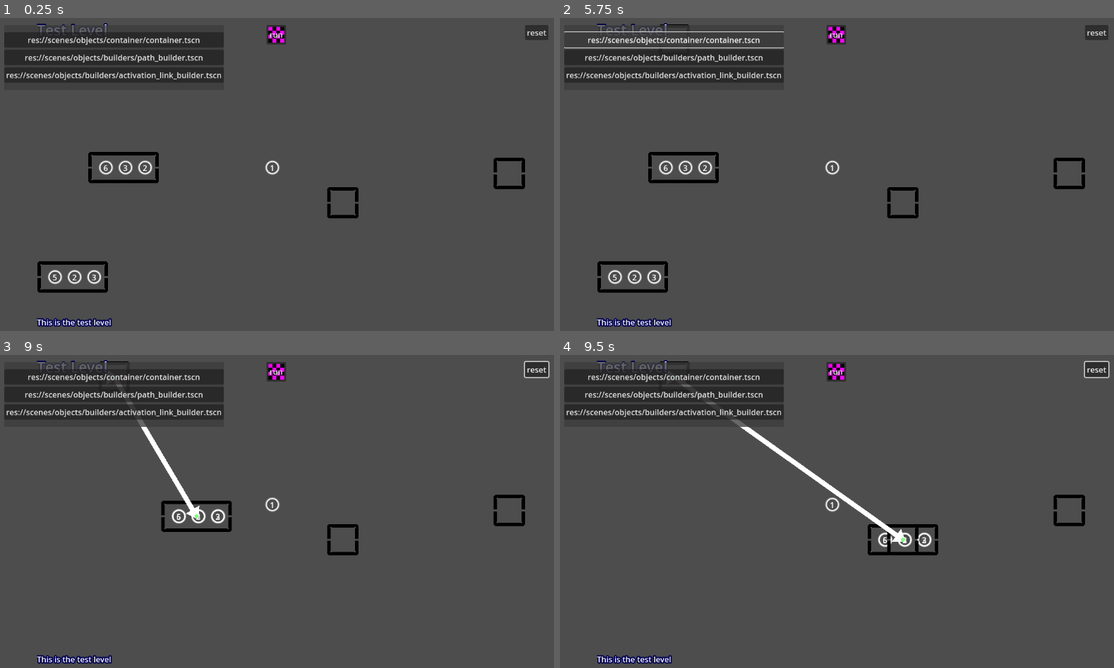
Above: before the commit, frames 1-4 (two rows, left to right).
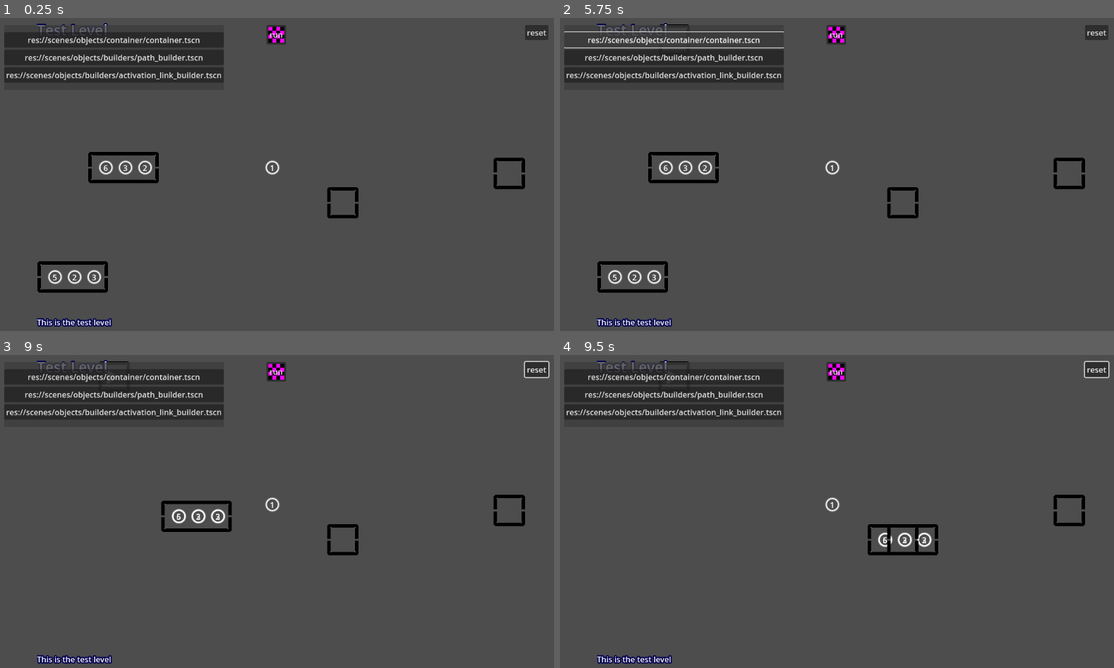
Above: after the commit, the same moments.

Repository: Andre-lucs/algo-lab-game
Game: Godot game, scene res://levels/test_level.tscn
Same seed, same stepped clock (60 frames per second), same inputs: the game is played once before the commit and once after it. This scene is started directly instead of the project's main scene.
Inputs (mouse positions are in pixels of both pictures, inside the frame that each line leads up to):
- Up to frame 1 (0.25 s): no input
- Up to frame 2 (5.75 s): click "res://scenes/objects/containe…" at 0.5 s; click "res://scenes/objects/builders…" at 1.25 s; click "run" at 2 s; click "res://scenes/objects/containe…" at 2.75 s; click "res://scenes/objects/builders…" at 3.5 s; click "run" at 4.25 s; click "res://scenes/objects/containe…" at 5 s
- Up to frame 3 (9 s): click "res://scenes/objects/builders…" at 5.75 s; click "run" at 6.5 s; drag from (72, 614) to (121, 505) at 7.27 s; click "reset" at 8 s; drag from (121, 505) to (343, 539) at 8.77 s
- Up to frame 4 (9.5 s): no input

Frames 1-2 are identical in both runs. In frame 3, 0.4% of the frame differs, in the area x 21-37%, y 9-53%; in frame 4, 0.7%, in the area x 21-63%, y 9-60%.

Commit message:
Refactor number movement system: replace Path with MovementLink, update connections, and enhance EditableLine2D functionality

Diff:
--- a/scenes/objects/builders/path_builder.gd
+++ b/scenes/objects/builders/path_builder.gd
@@ -1,7 +1,7 @@
 extends BaseLinkBuilder
 class_name PathBuilder
 
-var path_scene: PackedScene = preload("res://scenes/objects/movement/path.tscn")
+var path_scene: PackedScene = preload("res://scenes/objects/movement/movement_link.tscn")
 
 func _init() -> void:
 	layer = 3
@@ -16,11 +16,13 @@
 		print("Cannot create path – origin or destination is not a NumberMovement.")
 		queue_free()
 		return
-	var path := path_scene.instantiate() as Path
+	var path := path_scene.instantiate() as MovementLink
 	print("Creating path from ", origin_node.name, " to ", destination_node.name)
 	origin_node.number_movement.connect_path(path)
-	path.origin_node = origin_node.number_movement
-	path.destination_node = destination_node.number_movement
+	path.origin_connection = origin_node
+	path.destination_connection = destination_node
+	# path.origin_node = origin_node.number_movement
+	# path.destination_node = destination_node.number_movement
 	get_tree().current_scene.add_child(path)
 	queue_free()  # Remove o PathBuilder depois de criar o path
 
--- a/scenes/objects/container/container.tscn
+++ b/scenes/objects/container/container.tscn
@@ -125,7 +125,6 @@
 collision_layer = 2147483648
 collision_mask = 0
 script = ExtResource("11_tifd7")
-metadata/_custom_type_script = "uid://bcvx3lk565fqh"
 
 [node name="CollisionShape2D" type="CollisionShape2D" parent="MouseInteractionArea2D"]
 shape = SubResource("RectangleShape2D_l2343")
--- a/scenes/objects/movement/path.gd
+++ b/scenes/objects/movement/movement_link.gd
@@ -1,18 +1,15 @@
-extends Path2D
-class_name Path
+extends Link
+class_name MovementLink
 
 @export var origin_node : NumberMovement
 @export var destination_node : NumberMovement
 ## Speed of the number moving along the path in **px/s**
-@export var speed : float = 1.0
+@export var speed : float = 150.0
 
-@onready var line :ClickableLine2D = $Line2D
-@onready var menu : ObjectPopupMenu = $ObjectPopupMenu
 @onready var activatable : Activatable = $Activatable
 @onready var polygon_colision : CollisionPolygon2D = $ConnectionArea/CollisionPolygon2D
 
 var items : Array[PathFollow2D] = []
-var points : Array[Vector2] = []
 var _origin_parent : Node2D
 var _destination_parent : Node2D
 
@@ -20,15 +17,16 @@
 signal end_moving(number : Number)
 
 func _ready() -> void:
-		if origin_node == null or destination_node == null:
-			printerr("Origin or destination_node not set")
+		super()
+		if origin_connection.number_movement == null or destination_connection.number_movement == null:
+			printerr("Origin or destination_node is not linked to a NumberMovement.")
+			delete()
 			return
 
+		origin_node = origin_connection.number_movement
+		destination_node = destination_connection.number_movement
 		_origin_parent = origin_node.get_parent()
 		_destination_parent = destination_node.get_parent()
-
-		points.append(_origin_parent.position)
-		points.append(_destination_parent.position)
 
 		origin_node.number_sent.connect(move_number)
 		origin_node.parent_moved.connect(update_path)
@@ -37,6 +35,7 @@
 		update_path()
 
 func _process(delta: float) -> void:
+		super(delta)
 		if items.size() : _animate_moving_numbers(delta)
 
 func move_number(number : Number):
@@ -44,7 +43,7 @@
 		return
 	var path_follow = PathFollow2D.new()
 	path_follow.loop = false
-	add_child(path_follow)
+	path.add_child(path_follow)
 	if number.is_inside_tree():
 		number.reparent(path_follow)
 	else:
@@ -76,43 +75,10 @@
 	# Emit a signal or call a function to indicate the number has reached its destination_node
 	end_moving.emit(number)
 
-func update_path():
-	if curve == null:
-		curve = Curve2D.new()
-	_update_start()
-	_update_end()
-	_sync_points()
-	_update_polygon()
-
-func _update_start():
-	if points.size() == 0: return
-	points[0] = _origin_parent.position
-
-func _update_end():
-	if points.size() == 0: return
-	points[points.size()-1] = _destination_parent.position
-	var newPos = points[points.size()-1]
-	$Arrow.position = newPos
-	$Arrow.rotation = points.front().angle_to_point(newPos)
-
 func _update_polygon():
 	# Update the collision polygon to match the path
-	var polygon = line.bake_polygon()
+	var polygon = bake_polygon()
 	polygon_colision.polygon = polygon
-
-func _sync_points():
-	line.clear_points()
-	curve.clear_points()
-	for p in points:
-		line.add_point(p)
-		curve.add_point(p)
-
-func _on_line_2d_clicked(event : InputEventMouseButton, _global_position: Vector2, _segment: int, _offset: float) -> void:
-	if event.is_action_pressed("object_menu"):
-		menu.show_popup()
-
-func activate():
-	origin_node.request_send()
 
 func _on_object_popup_menu_clicked_option(idx:int) -> void:
 	match idx:
@@ -120,6 +86,9 @@
 			toggle_auto()
 		1:
 			delete()
+
+func activate():
+	origin_node.request_send()
 
 func toggle_auto():
 	activatable.auto = !activatable.auto
@@ -132,3 +101,7 @@
 	origin_node.parent_moved.disconnect(update_path)
 	destination_node.parent_moved.disconnect(update_path)
 	queue_free()
+
+
+func _on_updated_path() -> void:
+	_update_polygon()
--- /dev/null
+++ b/scenes/objects/movement/movement_link.tscn
@@ -0,0 +1,33 @@
+[gd_scene load_steps=5 format=3 uid="uid://durujj55wgqx3"]
+
+[ext_resource type="PackedScene" uid="uid://lhfuu6wk1i5g" path="res://scenes/utils/link/link.tscn" id="1_h4gtw"]
+[ext_resource type="Script" uid="uid://boiboc6ds5xa5" path="res://scenes/objects/movement/movement_link.gd" id="1_krvj1"]
+[ext_resource type="PackedScene" uid="uid://dm2dffmkn1e7t" path="res://scenes/objects/activation/activation.tscn" id="3_ak07b"]
+[ext_resource type="PackedScene" uid="uid://bjwa7poyvyxhu" path="res://scenes/utils/connection_area.tscn" id="4_8vcjx"]
+
+[node name="MovementLink" instance=ExtResource("1_h4gtw")]
+script = ExtResource("1_krvj1")
+speed = 150.0
+
+[node name="Start" parent="." index="1"]
+collision_mask = 4
+
+[node name="End" parent="." index="2"]
+collision_mask = 4
+
+[node name="Arrow" type="Polygon2D" parent="End" index="1"]
+polygon = PackedVector2Array(-16, -16, 8.00001, 4.04663e-08, -16, 16)
+
+[node name="Activatable" parent="." index="4" node_paths=PackedStringArray("target") instance=ExtResource("3_ak07b")]
+target = NodePath("..")
+trigger_signals = Array[String](["start_moving"])
+base_delay = 0.5
+
+[node name="ConnectionArea" parent="." index="5" instance=ExtResource("4_8vcjx")]
+collision_layer = 8
+
+[node name="CollisionPolygon2D" type="CollisionPolygon2D" parent="ConnectionArea" index="0"]
+
+[connection signal="updated_path" from="." to="." method="_on_updated_path"]
+[connection signal="clicked_option" from="ObjectPopupMenu" to="." method="_on_object_popup_menu_clicked_option"]
+[connection signal="activated" from="Activatable" to="." method="activate"]
--- a/scenes/objects/movement/number_movement.gd
+++ b/scenes/objects/movement/number_movement.gd
@@ -9,9 +9,9 @@
 signal parent_moved()
 signal requesting_move()
 
-var connected_paths : Array[Path] = []
-var input_paths : Array[Path] = []
-var output_paths : Array[Path] = []
+var connected_paths : Array[MovementLink] = []
+var input_paths : Array[MovementLink] = []
+var output_paths : Array[MovementLink] = []
 
 func receive(number : Number):
 	if !receives or number == null:
@@ -40,20 +40,20 @@
 	if sends:
 		requesting_move.emit()
 
-func connect_path(path:Path):
+func connect_path(path:MovementLink):
 	connected_paths.append(path)
 	if path.origin_node == self: # C ->
 		output_paths.append(path)
 	elif path.destination_node == self: # C <-
 		input_paths.append(path)
 
-func get_connected_paths() -> Array[Path]:
+func get_connected_paths() -> Array[MovementLink]:
 	return connected_paths
 
-func get_input_paths() -> Array[Path]:
+func get_input_paths() -> Array[MovementLink]:
 	return input_paths
 
-func get_output_paths() -> Array[Path]:
+func get_output_paths() -> Array[MovementLink]:
 	return output_paths
 
 func _exit_tree() -> void:
--- a/scenes/objects/movement/path.tscn
+++ /dev/null
@@ -1,36 +0,0 @@
-[gd_scene load_steps=6 format=3 uid="uid://durujj55wgqx3"]
-
-[ext_resource type="Script" uid="uid://boiboc6ds5xa5" path="res://scenes/objects/movement/path.gd" id="1_ngwaf"]
-[ext_resource type="PackedScene" uid="uid://khx12i77qfms" path="res://scenes/utils/object_popup_menu.tscn" id="2_8o8xe"]
-[ext_resource type="PackedScene" uid="uid://dm2dffmkn1e7t" path="res://scenes/objects/activation/activation.tscn" id="5_l4p5e"]
-[ext_resource type="Script" uid="uid://b8lmp88hsgq8t" path="res://scripts/editable_line2d.gd" id="5_tv1hf"]
-[ext_resource type="PackedScene" uid="uid://bjwa7poyvyxhu" path="res://scenes/utils/connection_area.tscn" id="6_8o8xe"]
-
-[node name="Path" type="Path2D" groups=["paths"]]
-script = ExtResource("1_ngwaf")
-speed = 150.0
-
-[node name="Arrow" type="Polygon2D" parent="."]
-polygon = PackedVector2Array(-16, -16, 8.00001, 4.04663e-08, -16, 16)
-
-[node name="ObjectPopupMenu" parent="." instance=ExtResource("2_8o8xe")]
-
-[node name="Activatable" parent="." node_paths=PackedStringArray("target") instance=ExtResource("5_l4p5e")]
-target = NodePath("..")
-trigger_signals = Array[String](["start_moving"])
-base_delay = 0.5
-
-[node name="ConnectionArea" parent="." node_paths=PackedStringArray("activatable") instance=ExtResource("6_8o8xe")]
-collision_layer = 8
-activatable = NodePath("../Activatable")
-
-[node name="CollisionPolygon2D" type="CollisionPolygon2D" parent="ConnectionArea"]
-
-[node name="Line2D" type="Line2D" parent="."]
-script = ExtResource("5_tv1hf")
-actions = Array[String](["object_menu"])
-metadata/_custom_type_script = "uid://b8lmp88hsgq8t"
-
-[connection signal="clicked_option" from="ObjectPopupMenu" to="." method="_on_object_popup_menu_clicked_option"]
-[connection signal="activated" from="Activatable" to="." method="activate"]
-[connection signal="clicked" from="Line2D" to="." method="_on_line_2d_clicked"]
--- /dev/null
+++ b/scenes/utils/link/link.gd
@@ -0,0 +1,61 @@
+class_name Link extends EditableLine2D
+
+@export var origin_connection : ConnectionArea
+@export var destination_connection : ConnectionArea
+
+@onready var path : Path2D = $Path2D
+@onready var menu : ObjectPopupMenu = $ObjectPopupMenu
+@onready var start : Node2D = $Start
+@onready var end : Node2D = $End
+
+signal updated_path
+
+func _ready() -> void:
+		super()
+		if origin_connection == null or destination_connection == null:
+			printerr("Origin or destination_node not set")
+			return
+
+		add_point(to_local(origin_connection.global_position))
+		add_point((destination_connection.global_position))
+
+		clicked.connect(_on_line_2d_clicked)
+		edited_line.connect(update_path.unbind(1))
+
+		update_path()
+
+func update_path():
+	if path.curve == null:
+		path.curve = Curve2D.new()
+	_update_start()
+	_update_end()
+	_sync_points()
+	updated_path.emit()
+
+func _update_start():
+	if points.size() == 0 or origin_connection == null: return
+	points[0] = to_local(origin_connection.global_position)
+
+	var newPos = points[0]
+	start.position = newPos
+	start.rotation = points[1].angle_to_point(newPos)
+
+func _update_end():
+	if points.size() == 0 or destination_connection == null: return
+
+	if points.size() == 1:
+		add_point(to_local(destination_connection.global_position))
+	else: points[points.size()-1] = to_local(destination_connection.global_position)
+
+	var newPos = points[points.size()-1]
+	end.position = newPos
+	end.rotation = points.get(points.size()-2).angle_to_point(newPos)
+
+func _sync_points():
+	path.curve.clear_points()
+	for p in points:
+		path.curve.add_point(p)
+
+func _on_line_2d_clicked(_event : InputEventMouseButton, _global_position: Vector2, _segment: int, _offset: float) -> void:
+	if Input.is_action_just_pressed("object_menu"):
+		menu.show_popup()
--- /dev/null
+++ b/scenes/utils/link/link.tscn
@@ -0,0 +1,33 @@
+[gd_scene load_steps=5 format=3 uid="uid://lhfuu6wk1i5g"]
+
+[ext_resource type="Script" uid="uid://j8phvx2dff44" path="res://scenes/utils/link/link.gd" id="1_jyhi2"]
+[ext_resource type="PackedScene" uid="uid://khx12i77qfms" path="res://scenes/utils/object_popup_menu.tscn" id="2_gxdjc"]
+
+[sub_resource type="Curve2D" id="Curve2D_oiwfg"]
+
+[sub_resource type="CircleShape2D" id="CircleShape2D_gxdjc"]
+
+[node name="Link" type="Line2D"]
+script = ExtResource("1_jyhi2")
+actions = Array[String](["object_menu"])
+metadata/_custom_type_script = "uid://b8lmp88hsgq8t"
+
+[node name="Path2D" type="Path2D" parent="."]
+curve = SubResource("Curve2D_oiwfg")
+
+[node name="Start" type="Area2D" parent="."]
+collision_layer = 0
+collision_mask = 12
+
+[node name="CollisionShape2D" type="CollisionShape2D" parent="Start"]
+shape = SubResource("CircleShape2D_gxdjc")
+
+[node name="End" type="Area2D" parent="."]
+collision_layer = 0
+collision_mask = 12
+
+[node name="CollisionShape2D" type="CollisionShape2D" parent="End"]
+position = Vector2(0, 1)
+shape = SubResource("CircleShape2D_gxdjc")
+
+[node name="ObjectPopupMenu" parent="." instance=ExtResource("2_gxdjc")]
--- a/scripts/editable_line2d.gd
+++ b/scripts/editable_line2d.gd
@@ -1,4 +1,6 @@
 class_name EditableLine2D extends ClickableLine2D
+
+signal edited_line(line :EditableLine2D)
 
 @export var enable_editing : bool = true
 
@@ -17,6 +19,7 @@
 	released.connect(_edit_on_release)
 
 func _edit_on_click(event : InputEventMouseButton, global_position: Vector2, segment: int, offset: float) -> void:
+	if enable_editing == false: return
 	if not Input.is_action_just_pressed(edit_on_action):
 		return
 	# Find the closest point to the click
@@ -36,17 +39,26 @@
 
 
 func _edit_on_release(event : InputEventMouseButton, inline: bool, global_position: Vector2, segment: int, offset: float) -> void:
+	if enable_editing == false: return
 	if not event.is_action(edit_on_action):
 		return
-	if _dragging_point == -1: # No point was selected
+	if _dragging_point == -1: # No point was selected or point was deleted
 		return
 	_dragging_point = -1
+	edited_line.emit(self)
 	queue_redraw()
 
 func _process(_delta):
 	if _dragging_point != -1:
 		# Move the selected point to the mouse position (converted to local)
 		points[_dragging_point] = to_local(get_global_mouse_position())
+		# If pressing base_cancel while dragging, delete the point
+		if Input.is_action_just_pressed("base_cancel"):
+			if points.size() > 2:
+				remove_point(_dragging_point)
+				_dragging_point = -1
+				edited_line.emit(self)
+				queue_redraw()
 
 func _draw() -> void:
 		for i in range(points.size()):
Renamed: scenes/objects/movement/path.gd.uid -> scenes/objects/movement/movement_link.gd.uid
Not shown, added: scenes/utils/link/link.gd.uid
